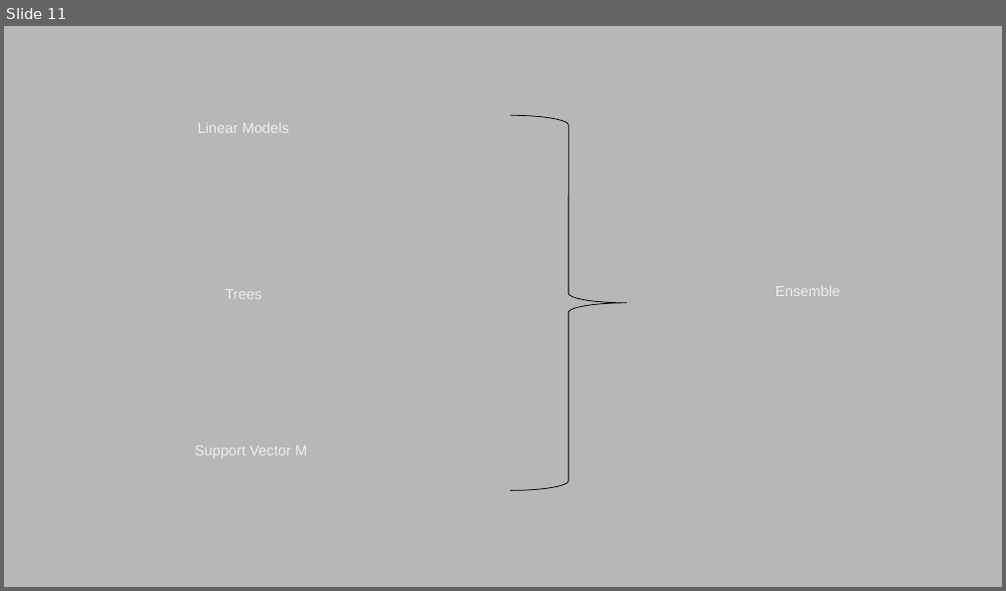
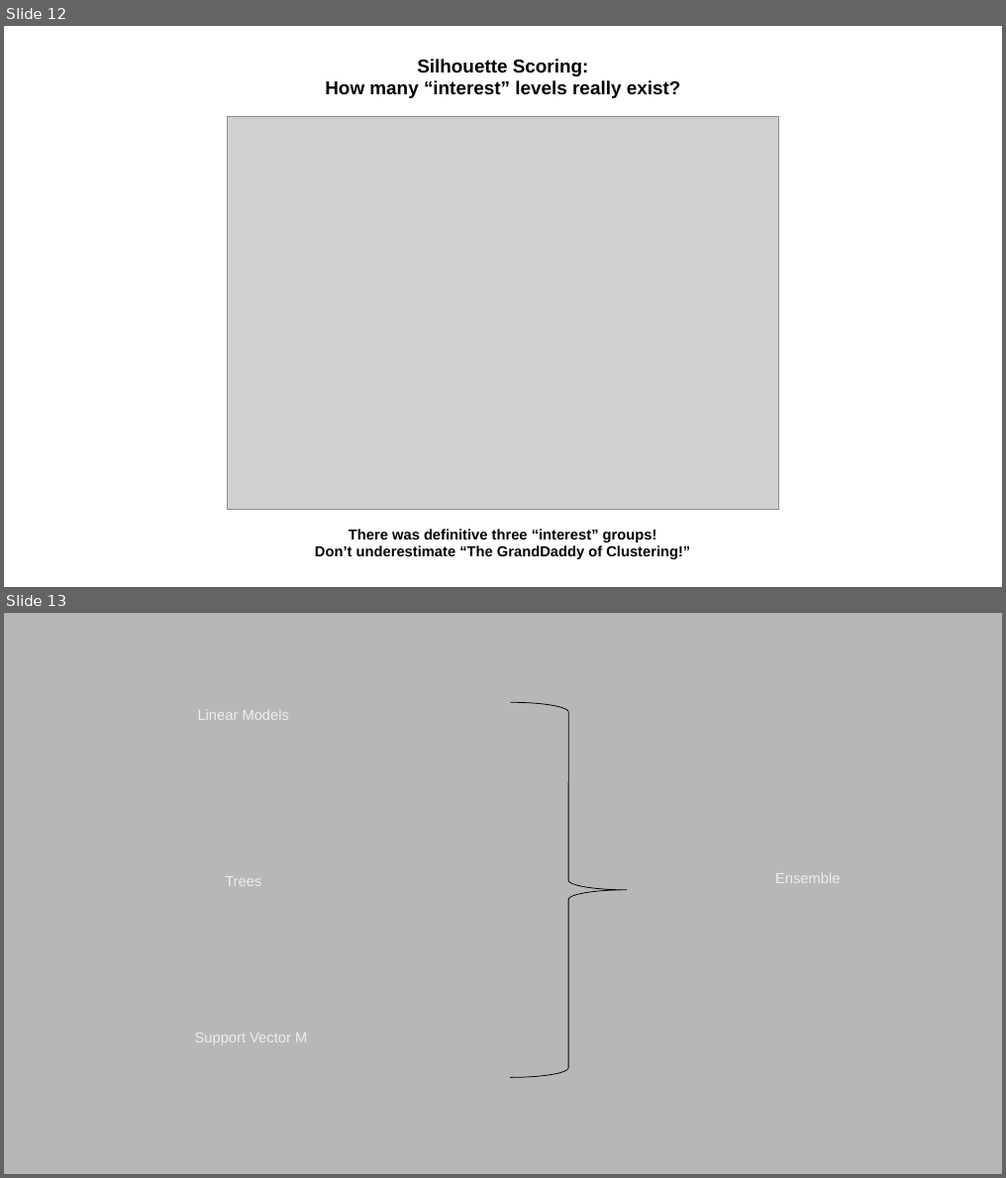
Before and after one commit to nycdatasci/bootcamp008_project, a slide deck: Project3-MachineLearning/Neuromancers/Neuromancer's Journey.pptx. Shown one above the other, each under a label of ours: slide 11 before the commit, slides 12 and 13 after it. The pictures are 1006x591 and 1006x1178 pixels, drawn with LibreOffice and Linux fonts; fonts in the diff are those of the drawing; grey boxes stand for pictures. Boxes give left, top, right and bottom in pixels: in the first picture for what was removed or moved away, otherwise in the second. Text is boxed around its words. In the diff, an @@ line names an element or a change of style, - is before the commit and + after.

```diff
--- a/Project3-MachineLearning/Neuromancers/Neuromancer's Journey.pptx
+++ b/Project3-MachineLearning/Neuromancers/Neuromancer's Journey.pptx
@@ slide 12 added at bbox=[4, 26, 1002, 587], background #FFFFFF @@
@@ title added at bbox=[325, 59, 681, 98], 18 pt, text #000000, bold @@
+Silhouette Scoring:
+How many “interest” levels really exist?
@@ picture added at bbox=[227, 116, 778, 509] @@
@@ text added at bbox=[315, 529, 690, 560], 14 pt, text #000000, bold @@
+There was definitive three “interest” groups!
+Don’t underestimate “The GrandDaddy of Clustering!”
@@ what was slide 11 is now slide 13 @@
```
Also in this commit, not shown: 1 slide changed, 2 other slides added.
